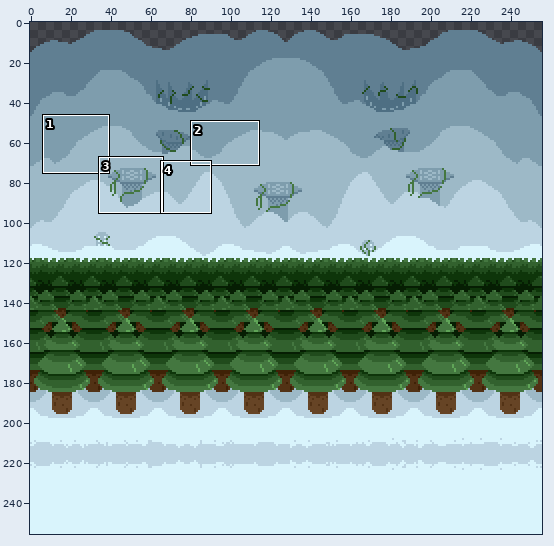
One commit to this pixel-art file: SpaceInvaders/res/img/Bgs/BG-7-L2.ase. The picture above shows the old version from afar; the outline marks the close-up.
Close-up. As it was:
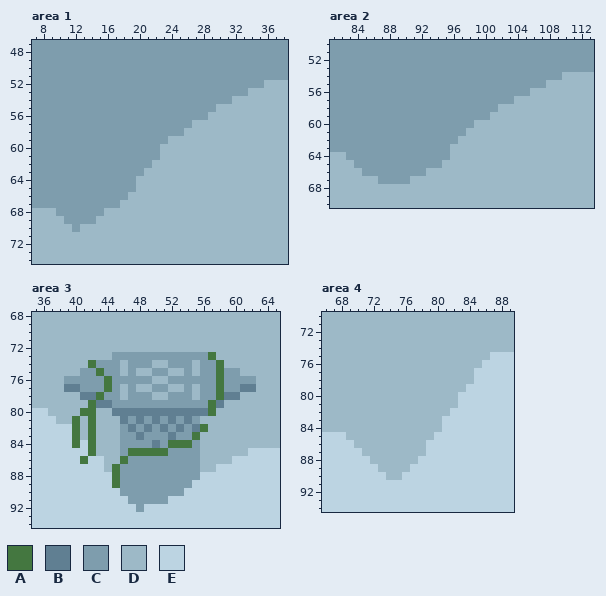
256x256 pixels, 1 frame. Shown: area 1: x 7..38, y 47..74; area 2: x 81..113, y 50..70; area 3: x 35..65, y 68..94; area 4: x 66..89, y 70..94. The commit also changed other parts of the picture, which this record leaves out.
Palette (. is transparent): A #447740  B #607f92  C #7e9dad  D #9db9c7  E #bcd4e2
And afterwards:
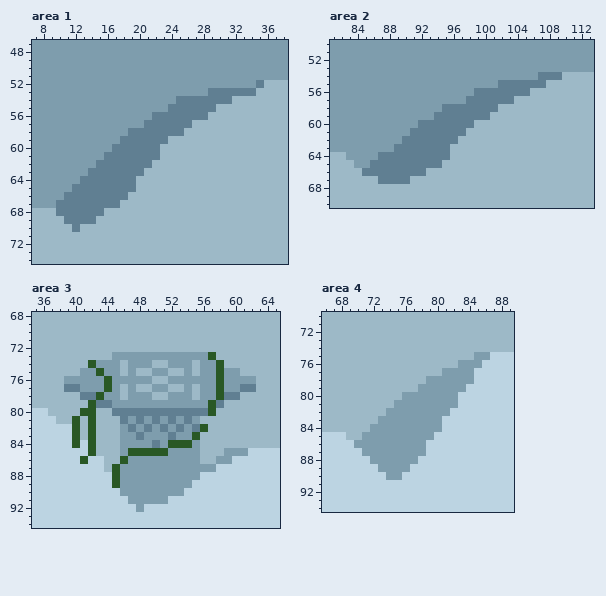
Change:
@@ palette @@
-A #447740
+A #295825
--- area 1, layer "Ground"
@@ x 7..38 @@
 51 CCCCCCCCCCCCCCCCCCCCCCCCCCCCCCCC
-52 CCCCCCCCCCCCCCCCCCCCCCCCCCCCCDDD
-53 CCCCCCCCCCCCCCCCCCCCCCCCCCCDDDDD
-54 CCCCCCCCCCCCCCCCCCCCCCCCCDDDDDDD
-55 CCCCCCCCCCCCCCCCCCCCCCCDDDDDDDDD
-56 CCCCCCCCCCCCCCCCCCCCCCDDDDDDDDDD
-57 CCCCCCCCCCCCCCCCCCCCDDDDDDDDDDDD
-58 CCCCCCCCCCCCCCCCCCCDDDDDDDDDDDDD
-59 CCCCCCCCCCCCCCCCCDDDDDDDDDDDDDDD
-60 CCCCCCCCCCCCCCCCDDDDDDDDDDDDDDDD
-61 CCCCCCCCCCCCCCCCDDDDDDDDDDDDDDDD
-62 CCCCCCCCCCCCCCCDDDDDDDDDDDDDDDDD
-63 CCCCCCCCCCCCCCDDDDDDDDDDDDDDDDDD
-64 CCCCCCCCCCCCCDDDDDDDDDDDDDDDDDDD
-65 CCCCCCCCCCCCCDDDDDDDDDDDDDDDDDDD
-66 CCCCCCCCCCCCDDDDDDDDDDDDDDDDDDDD
-67 CCCCCCCCCCCDDDDDDDDDDDDDDDDDDDDD
-68 DDDCCCCCCDDDDDDDDDDDDDDDDDDDDDDD
-69 DDDDCCCCDDDDDDDDDDDDDDDDDDDDDDDD
-70 DDDDDCDDDDDDDDDDDDDDDDDDDDDDDDDD
+52 CCCCCCCCCCCCCCCCCCCCCCCCCCCCBDDD
+53 CCCCCCCCCCCCCCCCCCCCCCBBBBBBDDDD
+54 CCCCCCCCCCCCCCCCCCBBBBBBBDDDDDDD
+55 CCCCCCCCCCCCCCCCCBBBBBBDDDDDDDDD
+56 CCCCCCCCCCCCCCCBBBBBBBDDDDDDDDDD
+57 CCCCCCCCCCCCCCBBBBBBDDDDDDDDDDDD
+58 CCCCCCCCCCCCBBBBBBBDDDDDDDDDDDDD
+59 CCCCCCCCCCCBBBBBBDDDDDDDDDDDDDDD
+60 CCCCCCCCCCBBBBBBDDDDDDDDDDDDDDDD
+61 CCCCCCCCCBBBBBBBDDDDDDDDDDDDDDDD
+62 CCCCCCCCBBBBBBBDDDDDDDDDDDDDDDDD
+63 CCCCCCCBBBBBBBDDDDDDDDDDDDDDDDDD
+64 CCCCCCBBBBBBBDDDDDDDDDDDDDDDDDDD
+65 CCCCCBBBBBBBBDDDDDDDDDDDDDDDDDDD
+66 CCCCBBBBBBBBDDDDDDDDDDDDDDDDDDDD
+67 CCCBBBBBBBBDDDDDDDDDDDDDDDDDDDDD
+68 DDDBBBBBBDDDDDDDDDDDDDDDDDDDDDDD
+69 DDDDBBBBDDDDDDDDDDDDDDDDDDDDDDDD
+70 DDDDDBDDDDDDDDDDDDDDDDDDDDDDDDDD
 71 DDDDDDDDDDDDDDDDDDDDDDDDDDDDDDDD
--- area 2, layer "Ground"
@@ x 81..113 @@
 53 CCCCCCCCCCCCCCCCCCCCCCCCCCCCCCCCC
-54 CCCCCCCCCCCCCCCCCCCCCCCCCCCCCDDDD
-55 CCCCCCCCCCCCCCCCCCCCCCCCCCCDDDDDD
-56 CCCCCCCCCCCCCCCCCCCCCCCCCDDDDDDDD
-57 CCCCCCCCCCCCCCCCCCCCCCCDDDDDDDDDD
-58 CCCCCCCCCCCCCCCCCCCCCDDDDDDDDDDDD
-59 CCCCCCCCCCCCCCCCCCCCDDDDDDDDDDDDD
-60 CCCCCCCCCCCCCCCCCCDDDDDDDDDDDDDDD
-61 CCCCCCCCCCCCCCCCCDDDDDDDDDDDDDDDD
-62 CCCCCCCCCCCCCCCCDDDDDDDDDDDDDDDDD
-63 CCCCCCCCCCCCCCCDDDDDDDDDDDDDDDDDD
-64 DDCCCCCCCCCCCCCDDDDDDDDDDDDDDDDDD
-65 DDDCCCCCCCCCCCDDDDDDDDDDDDDDDDDDD
-66 DDDDCCCCCCCCDDDDDDDDDDDDDDDDDDDDD
-67 DDDDDDCCCCDDDDDDDDDDDDDDDDDDDDDDD
+54 CCCCCCCCCCCCCCCCCCCCCCCCCCBBBDDDD
+55 CCCCCCCCCCCCCCCCCCCCCBBBBBBDDDDDD
+56 CCCCCCCCCCCCCCCCCCBBBBBBBDDDDDDDD
+57 CCCCCCCCCCCCCCCCCBBBBBBDDDDDDDDDD
+58 CCCCCCCCCCCCCCBBBBBBBDDDDDDDDDDDD
+59 CCCCCCCCCCCCCBBBBBBBDDDDDDDDDDDDD
+60 CCCCCCCCCCCBBBBBBBDDDDDDDDDDDDDDD
+61 CCCCCCCCCCBBBBBBBDDDDDDDDDDDDDDDD
+62 CCCCCCCCCBBBBBBBDDDDDDDDDDDDDDDDD
+63 CCCCCCCCBBBBBBBDDDDDDDDDDDDDDDDDD
+64 DDCCCCBBBBBBBBBDDDDDDDDDDDDDDDDDD
+65 DDDCCBBBBBBBBBDDDDDDDDDDDDDDDDDDD
+66 DDDDBBBBBBBBDDDDDDDDDDDDDDDDDDDDD
+67 DDDDDDBBBBDDDDDDDDDDDDDDDDDDDDDDD
 68 DDDDDDDDDDDDDDDDDDDDDDDDDDDDDDDDD
--- area 3, layer "Ground"
@@ x 54..63 @@
 84 ACDDDDDDDD
-85 CCDDDDDDEE
-86 CCDDDDEEEE
-87 CCDDEEEEEE
+85 CCDDDCCCEE
+86 CCDDCCEEEE
+87 CCCCEEEEEE
 88 CCEEEEEEEE
--- area 4, layer "Ground"
@@ x 66..89 @@
 74 DDDDDDDDDDDDDDDDDDDDDDDD
-75 DDDDDDDDDDDDDDDDDDDDDEEE
-76 DDDDDDDDDDDDDDDDDDDDEEEE
-77 DDDDDDDDDDDDDDDDDDDEEEEE
-78 DDDDDDDDDDDDDDDDDDDEEEEE
-79 DDDDDDDDDDDDDDDDDDEEEEEE
-80 DDDDDDDDDDDDDDDDDEEEEEEE
-81 DDDDDDDDDDDDDDDDDEEEEEEE
-82 DDDDDDDDDDDDDDDDEEEEEEEE
-83 DDDDDDDDDDDDDDDEEEEEEEEE
-84 DDDDDDDDDDDDDDDEEEEEEEEE
-85 EEEDDDDDDDDDDDEEEEEEEEEE
-86 EEEEDDDDDDDDDEEEEEEEEEEE
-87 EEEEEDDDDDDDDEEEEEEEEEEE
-88 EEEEEEDDDDDDEEEEEEEEEEEE
-89 EEEEEEEDDDDEEEEEEEEEEEEE
-90 EEEEEEEEDDEEEEEEEEEEEEEE
+75 DDDDDDDDDDDDDDDDDDDCCEEE
+76 DDDDDDDDDDDDDDDDDCCCEEEE
+77 DDDDDDDDDDDDDDDCCCCEEEEE
+78 DDDDDDDDDDDDDCCCCCCEEEEE
+79 DDDDDDDDDDDDCCCCCCEEEEEE
+80 DDDDDDDDDDCCCCCCCEEEEEEE
+81 DDDDDDDDDCCCCCCCCEEEEEEE
+82 DDDDDDDDCCCCCCCCEEEEEEEE
+83 DDDDDDDCCCCCCCCEEEEEEEEE
+84 DDDDDDCCCCCCCCCEEEEEEEEE
+85 EEEDDCCCCCCCCCEEEEEEEEEE
+86 EEEECCCCCCCCCEEEEEEEEEEE
+87 EEEEECCCCCCCCEEEEEEEEEEE
+88 EEEEEECCCCCCEEEEEEEEEEEE
+89 EEEEEEECCCCEEEEEEEEEEEEE
+90 EEEEEEEECCEEEEEEEEEEEEEE
 91 EEEEEEEEEEEEEEEEEEEEEEEE
Where, in picture pixels (left, top, right, bottom), the same in both close-ups:
changed: (56, 80, 264, 232)
changed: (362, 72, 562, 184)
changed: (72, 352, 248, 488)
changed: (354, 352, 490, 480)
